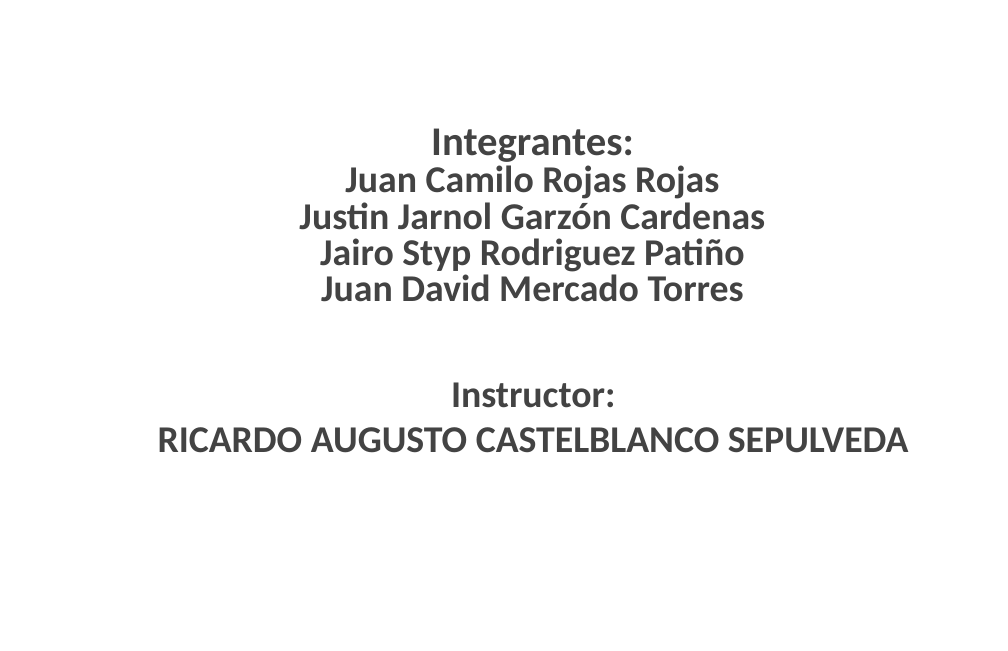
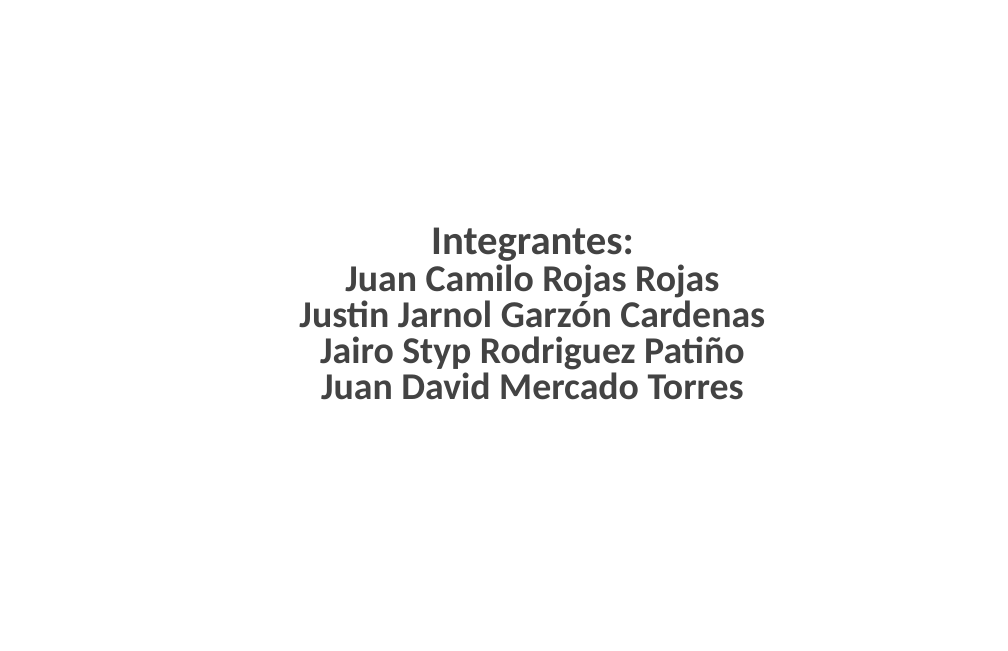
Before and after one commit to C4M1LL3/SOE, a slide deck: slide 2 of 00-PRESENTATION/PRESENTACION_SOE.pptx. Drawn at 1008x651 pixels with LibreOffice and Linux fonts; fonts in the diff are those of the drawing; background and template pictures are left out. Boxes give left, top, right and bottom in pixels: in the first picture for what was removed or moved away, otherwise in the second. Text is boxed around its words. In the diff, an @@ line names an element or a change of style, - is before the commit and + after.

```diff
--- a/00-PRESENTATION/PRESENTACION_SOE.pptx
+++ b/00-PRESENTATION/PRESENTACION_SOE.pptx
@@ text "Integrantes: Juan Camilo Rojas Rojas ...": place and size @@
-text "Integrantes: Juan Camilo Rojas Rojas ..." at (299,161,765,302)
+text "Integrantes: Juan Camilo Rojas Rojas ..." at (299,259,765,400)
@@ text removed at (158,382,909,453) @@
-Instructor:
-RICARDO AUGUSTO CASTELBLANCO SEPULVEDA
```
Also in this commit, not shown: 25 other files.
